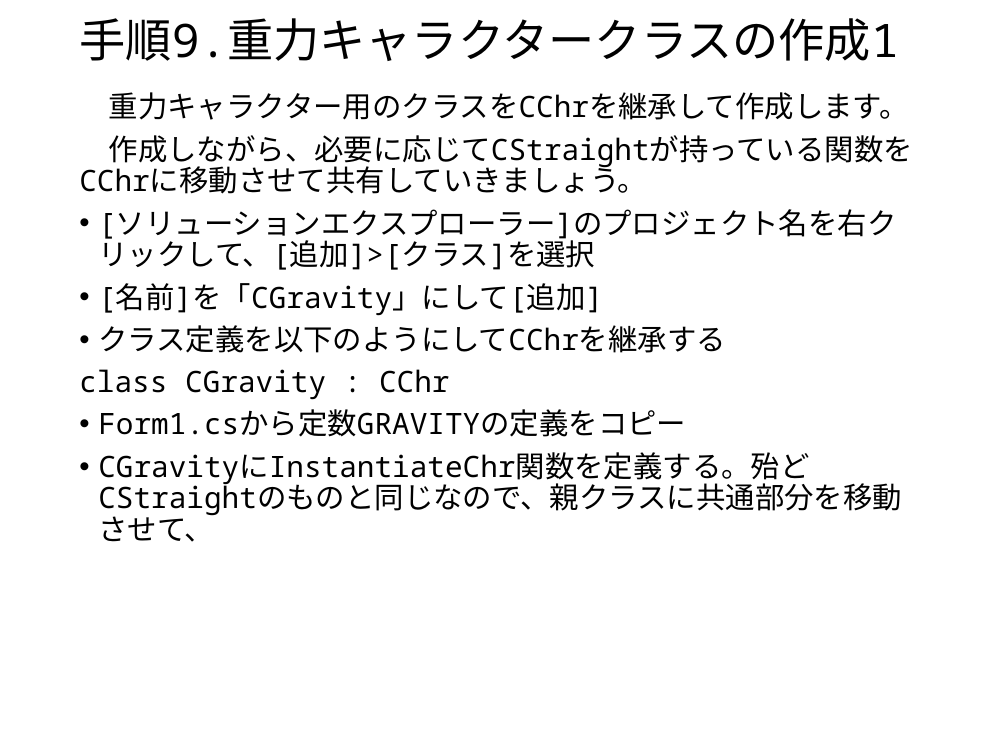
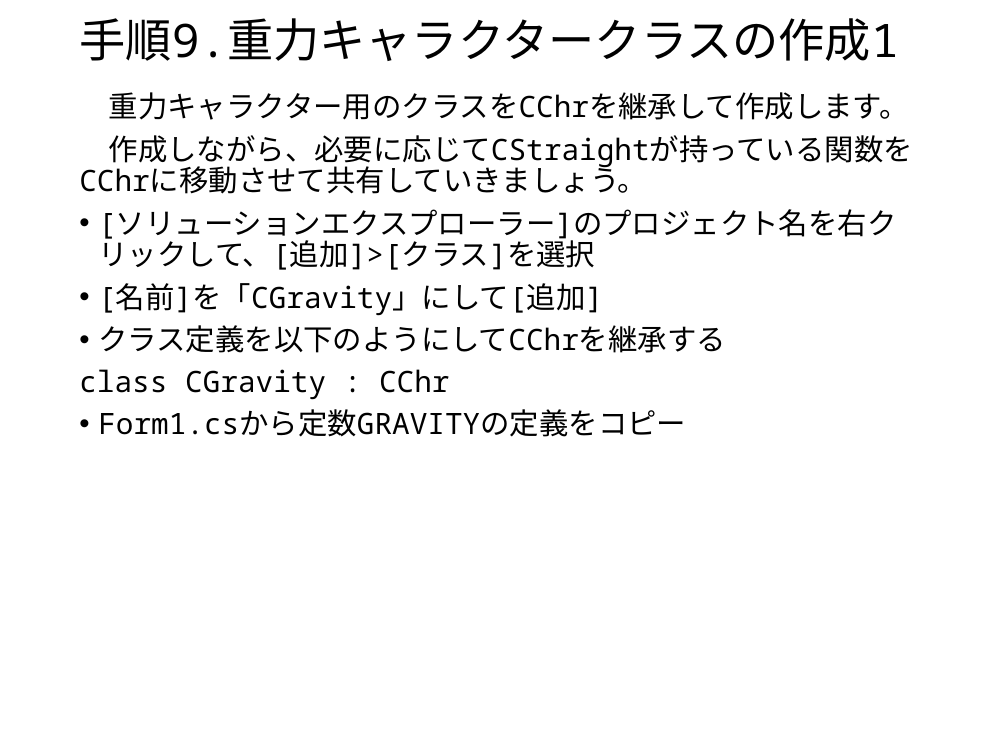
Before and after one commit to tanakaedu/ChrMoveClassPrac, a slide deck: slide 19 of texts/クラス練習.pptx. Drawn at 1008x756 pixels with LibreOffice and Linux fonts; fonts in the diff are those of the drawing. Boxes give left, top, right and bottom in pixels: in the first picture for what was removed or moved away, otherwise in the second. Text is boxed around its words. In the diff, an @@ line names an element or a change of style, - is before the commit and + after.

```diff
--- a/texts/クラス練習.pptx
+++ b/texts/クラス練習.pptx
@@ text at bbox=[98, 452, 902, 542]: paragraph removed @@
-• CGravityにInstantiateChr関数を定義する。殆どCStraightのものと同じなので、親クラスに共通部分を移動させて、
```
Also in this commit, not shown: 5 other slides changed, 4 other files.
